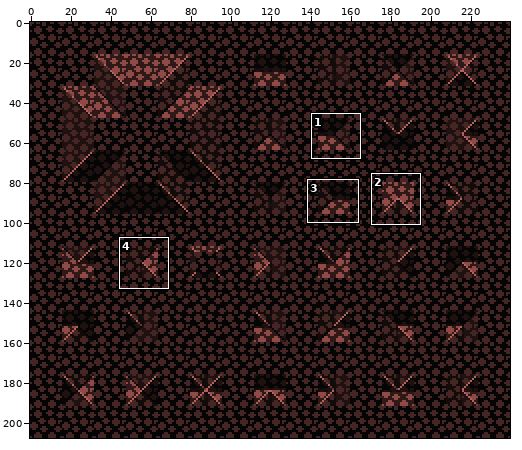
A sprite sheet gets an edit: graphics/images/ramps_soil.png. Above: a wide view before the commit, with the close-up outlined.
Close-up. Before the commit:
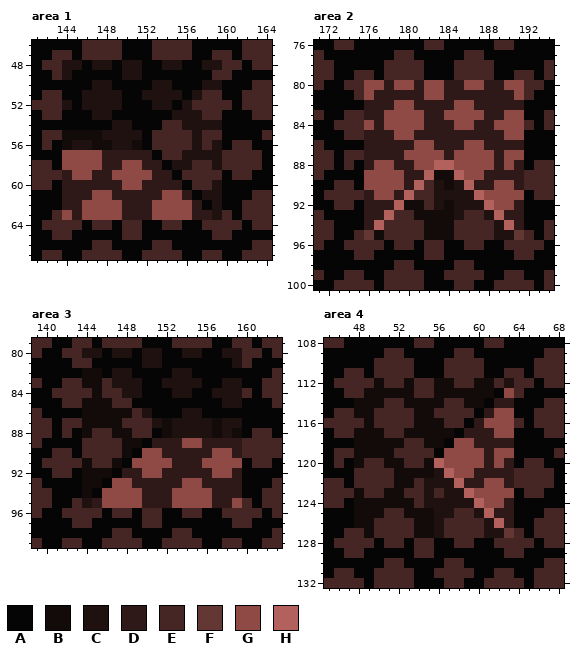
The file is 480x416 pixels, drawn in blocks of 2x2; one block is one cell here. Colours within 5 levels of each other are drawn and written as one. Shown: area 1: x 141..164, y 46..67; area 2: x 171..194, y 76..100; area 3: x 139..163, y 79..99; area 4: x 45..68, y 108..132. The commit also changed other parts of the picture, which this record leaves out.
Palette (. is transparent): A #050505  B #130a0a  C #201111  D #2f1918  E #462624  F #633834  G #8f4a46  H #b2615d
The same view after the edit:
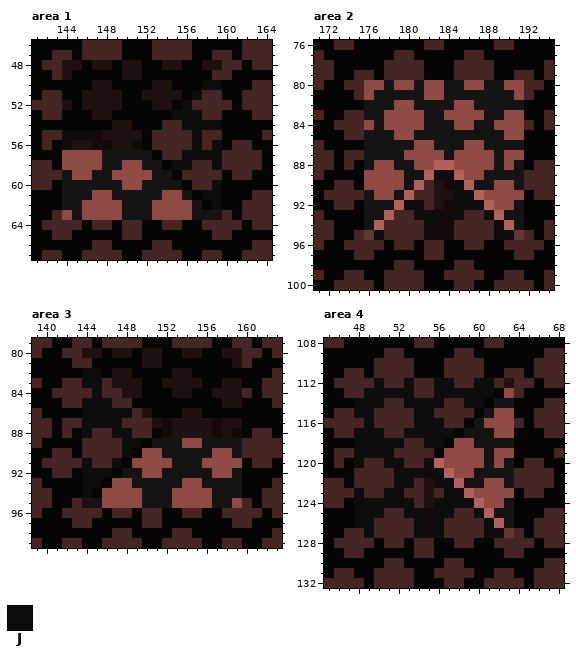
Colours new in this view: J #0d0d0d
Difference:
Colour D changes from #2f1918 to #141414.
Area 1:
Colour J replaces colour C in row 50 at x 158 to 159; in row 51 at x 157; in row 52 at x 156; in row 53 at x 155 to 157; in row 54 at x 156 to 159; in row 55 at x 157.
Colour J replaces colour C in row 56 at x 157 and 159; in row 57 at x 156 to 159; in row 58 at x 155 to 156 and 159; in row 60 at x 159; in row 61 at x 158 to 159; in row 62 at x 159.
Area 2:
Colour J replaces colour B in row 92 at x 180 to 181; in row 93 at x 181 to 182; in row 94 at x 182; in row 95 at x 177 and 182.
Colour J replaces colour C in row 90 at x 185; in row 91 at x 185 to 186; in row 92 at x 185 to 187; in row 93 at x 185 and 188; in row 94 at x 189; in row 95 at x 189 to 190.
Area 3:
Colour J replaces colour B in rows 82 to 83 at x 144 to 145; in row 84 at x 145; in row 85 at x 144 to 146; in row 86 at x 144 to 148; in row 87 at x 144 to 147; in row 88 at x 144 and 147 to 148.
Colour J replaces colour B in row 89 at x 148 to 149; in row 90 at x 148; in row 91 at x 144 and 147; in row 92 at x 144 to 146; in row 93 at x 144 to 145; in row 94 at x 144.
Area 4:
Colour J replaces colour B in row 112 at x 50, 53, 56 to 57 and 60 to 61; in row 113 at x 49 to 53 and 56 to 61; in row 114 at x 48 to 50, 53 to 56 and 59 to 60; in row 115 at x 48 to 49 and 54 to 55; in row 116 at x 49 and 54 to 56; in row 117 at x 48 to 50 and 53 to 57.
Colour J replaces colour B in row 118 at x 48 to 52 and 55 to 56; in row 119 at x 48 to 51; in row 120 at x 48 and 51 to 52; in row 121 at x 52 to 54; in row 122 at x 52 to 53; in row 123 at x 48 and 51 to 52.
Colour J replaces colour B in row 124 at x 48 to 53; in row 125 at x 48 to 50 and 53 to 54; in row 126 at x 48 to 49 and 54; in row 127 at x 49 and 54.
Colour J replaces colour C in row 121 at x 56; in row 122 at x 56 to 57; in row 123 at x 57 to 58; in row 124 at x 56 to 59; in row 125 at x 56 to 57 and 60; in row 126 at x 56 and 61.
Colour J replaces colour C in row 127 at x 56 and 61 to 62.
Boxes around the changes in both close-ups, in picture pixels (x1, y1, x2, y2):
changed: (62, 80, 222, 220)
changed: (364, 80, 524, 240)
changed: (82, 368, 242, 508)
changed: (354, 378, 514, 538)
